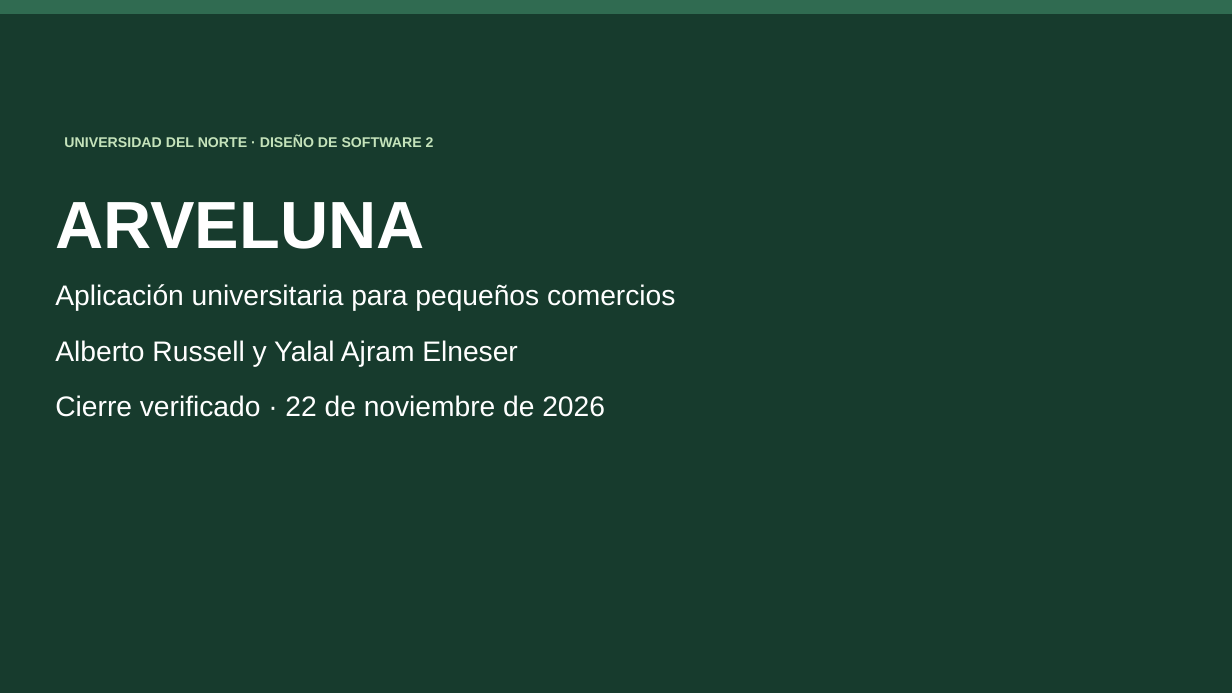
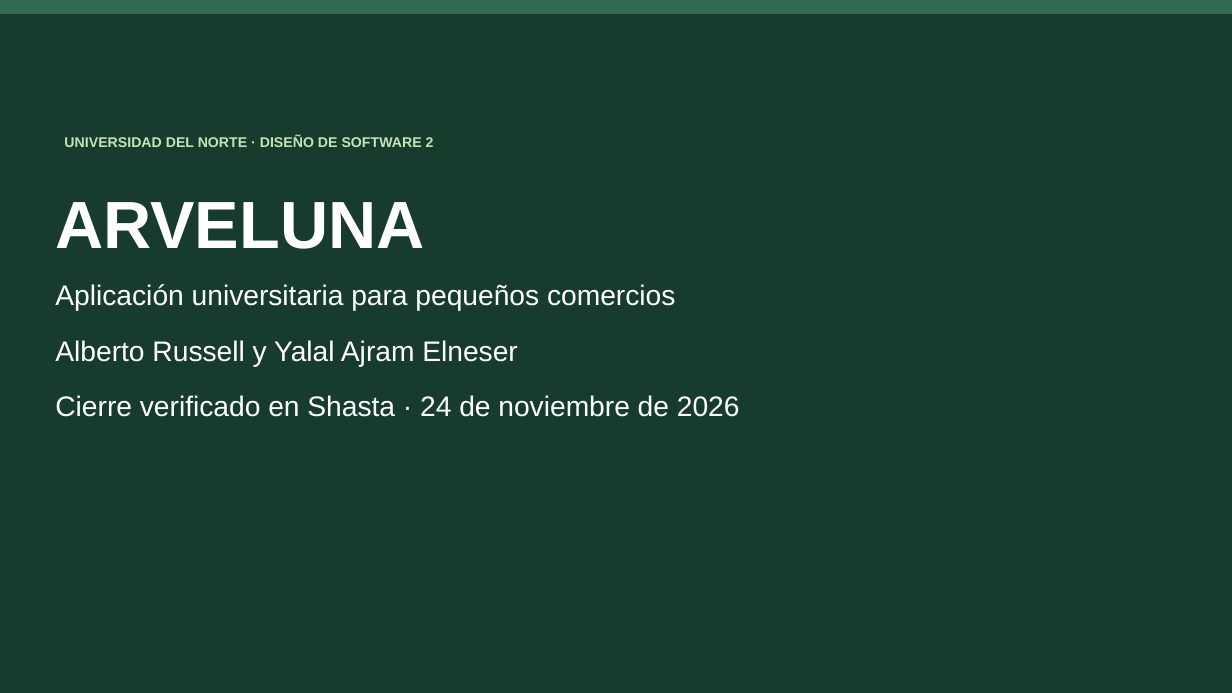
Before and after one commit to RS04a/ervanula, a slide deck: slide 1 of docs/full-app/entrega/ARVELUNA_Defensa.pptx. Drawn at 1232x693 pixels with LibreOffice and Linux fonts; fonts in the diff are those of the drawing. Boxes give left, top, right and bottom in pixels: in the first picture for what was removed or moved away, otherwise in the second. Text is boxed around its words. In the diff, an @@ line names an element or a change of style, - is before the commit and + after.

Commit message:
docs: finalize delivery with verified Shasta payment

```diff
--- a/docs/full-app/entrega/ARVELUNA_Defensa.pptx
+++ b/docs/full-app/entrega/ARVELUNA_Defensa.pptx
@@ text at [55,395,740,417]: text changed @@
-Cierre verificado · 22 de noviembre de 2026
+Cierre verificado en Shasta · 24 de noviembre de 2026
```
Also in this commit, not shown: 3 other slides changed, 1 slide added, 14 other files.
